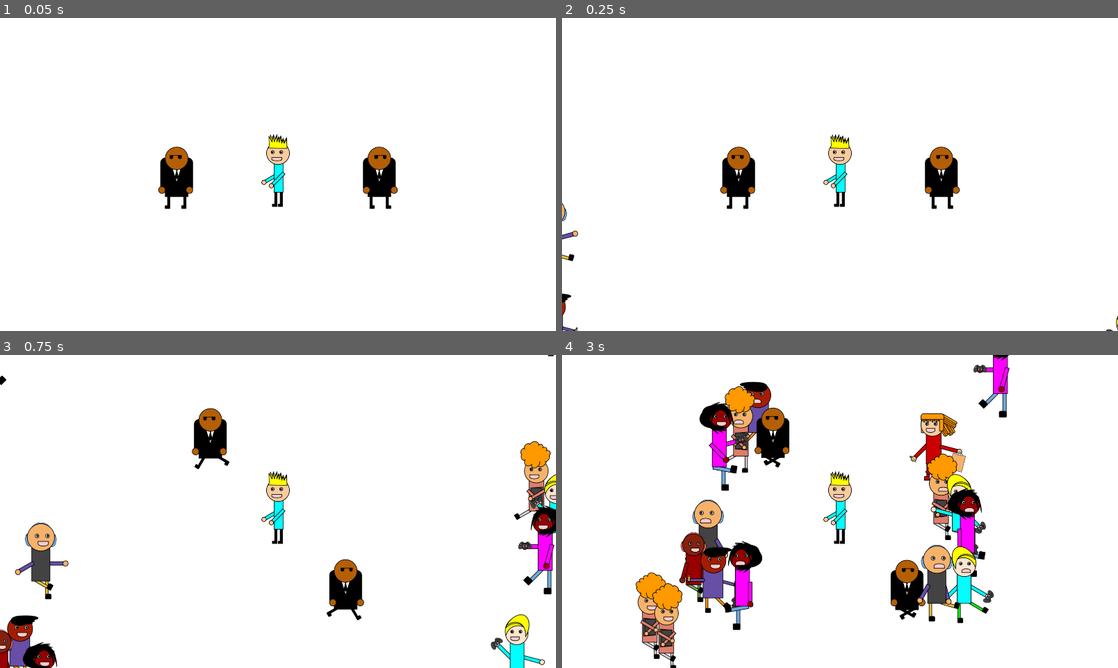
Above: before the commit, frames 1-4 (two rows, left to right).
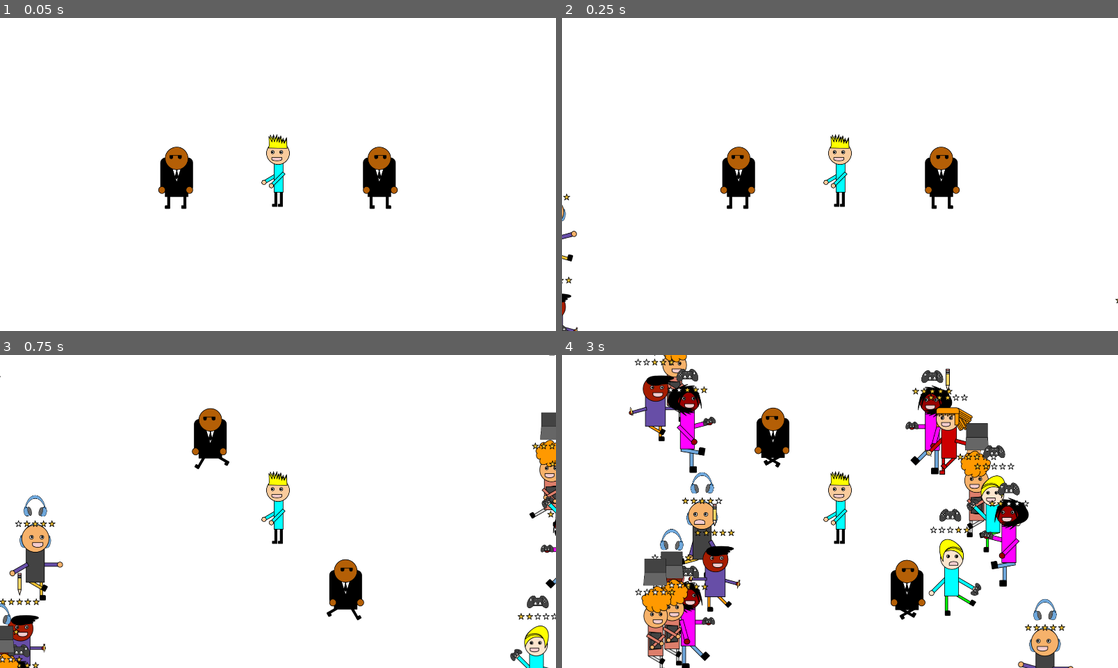
Above: after the commit, the same moments.

Repository: Spiraling-Time/Professional_Development
Game: Godot game, scene res://game_stuff/Scenes/world.tscn
The game is run twice, just before and just after one commit, with the same random seed, the same clock (stepped at 60 frames per second) and the same inputs.
Inputs:
- Up to frame 1 (0.05 s): no input
- Up to frame 2 (0.25 s): no input
- Up to frame 3 (0.75 s): tap Enter at 0.5 s; hold D (right) from 0.53 s (still down)
- Up to frame 4 (3 s): release D (right) at 1.28 s; hold A (left) 1.28-2.03 s; hold D (right) from 2.03 s (still down)

Frame 1 is identical in both runs. In frame 2, 0.2% of the frame differs, in the area x 0-100%, y 56-100%; in frame 3, 5.7%; in frame 4, 20%, in the area x 12-92%, y 0-100%.

Commit message:
added stars and icon!

Diff:
--- a/game_stuff/Code/body_guard.gd
+++ b/game_stuff/Code/body_guard.gd
@@ -1,13 +1,13 @@
 extends Area2D
 
-var base_Z_Index = 0
+var base_Z_Index = 1
 
 func _ready() -> void:
 	set_z_index(base_Z_Index)
 
 
 func _physics_process(delta: float) -> void:
-	#Z_Indexing()
+	Z_Indexing()
 
 	for bodies in get_overlapping_bodies():
 		if bodies.has_method("turn_away"):
--- a/game_stuff/Code/fan_and_role.gd
+++ b/game_stuff/Code/fan_and_role.gd
@@ -6,6 +6,10 @@
 var max_speed
 var speed
 var dir
+
+var job
+
+var stars = 5
 
 var base_Z_Index = 0
 
--- a/game_stuff/Code/role.gd
+++ b/game_stuff/Code/role.gd
@@ -2,66 +2,71 @@
 
 func _ready() -> void:
 	var person = randi_range(1,8)
+	var theshape = RectangleShape2D.new()
 	if person == 1:
 		type_of_person = "Artist1"
 		$Sprite2D.texture = load("res://game_stuff/Assets/Characters/Artist 1 sprite sheet.png")
-		var theshape = RectangleShape2D.new()
 		theshape.size = Vector2(55.0, 114.0)
 		$CollisionShape2D.shape = theshape
 		$CollisionShape2D.position = Vector2(4.5, 8.0)
+		job = "Artist"
 	elif person == 2:
 		type_of_person = "Artist2"
 		$Sprite2D.texture = load("res://game_stuff/Assets/Characters/Artist 2 sprite sheet.png")
-		var theshape = RectangleShape2D.new()
 		theshape.size = Vector2(72.0, 108.0)
 		$CollisionShape2D.shape = theshape
 		$CollisionShape2D.position = Vector2(-2.0, 17.0)
+		job = "Artist"
 	elif person == 3:
 		type_of_person = "Musician1"
 		$Sprite2D.texture = load("res://game_stuff/Assets/Characters/Musician 1 Sprite Sheet.png")
-		var theshape = RectangleShape2D.new()
 		theshape.size = Vector2(66.0, 119.0)
 		$CollisionShape2D.shape = theshape
 		$CollisionShape2D.position = Vector2(0.0, 3.5)
+		job = "Musician"
 	elif person == 4:
 		type_of_person = "Musician2"
 		$Sprite2D.texture = load("res://game_stuff/Assets/Characters/Musician 2 Sprite Sheet.png")
-		var theshape = RectangleShape2D.new()
 		theshape.size = Vector2(55.0, 114.0)
 		$CollisionShape2D.shape = theshape
 		$CollisionShape2D.position = Vector2(-0.5, 4.0)
+		job = "Musician"
 	elif person == 5:
 		type_of_person = "Programmer1"
 		$Sprite2D.texture = load("res://game_stuff/Assets/Characters/Programmer 1 Sprite Sheet.png")
-		var theshape = RectangleShape2D.new()
 		theshape.size = Vector2(51.0, 103.0)
 		$CollisionShape2D.shape = theshape
 		$CollisionShape2D.position = Vector2(0.5, 9.5)
+		job = "Programmer"
 	elif person == 6:
 		type_of_person = "Programmer2"
 		$Sprite2D.texture = load("res://game_stuff/Assets/Characters/Programmer 2 Sprite Sheet.png")
-		var theshape = RectangleShape2D.new()
 		theshape.size = Vector2(54.0, 108.0)
 		$CollisionShape2D.shape = theshape
 		$CollisionShape2D.position = Vector2(-1.0, 16.0)
+		job = "Programmer"
 	elif person == 7:
 		type_of_person = "Playtester1"
 		$Sprite2D.texture = load("res://game_stuff/Assets/Characters/Playtester 1 Sprite Sheet.png")
-		var theshape = RectangleShape2D.new()
 		theshape.size = Vector2(51.0, 103.0)
 		$CollisionShape2D.shape = theshape
 		$CollisionShape2D.position = Vector2(-4.5, 21.5)
+		job = "Playtester"
 	elif person == 8:
 		type_of_person = "Playtester2"
 		$Sprite2D.texture = load("res://game_stuff/Assets/Characters/Playtester 2 Sprite Sheet.png")
-		var theshape = RectangleShape2D.new()
 		theshape.size = Vector2(52.0, 135.0)
 		$CollisionShape2D.shape = theshape
 		$CollisionShape2D.position = Vector2(0.0, 12.5)
-
-
-
-
+		job = "Playtester"
+	stars = randi_range(0,4)
+	$Stars.frame = stars
+	$Stars.position.y += theshape.size.y-260
+	$Icon.position.y += theshape.size.y-300
+	if job == "Artist": $Icon.frame = 0
+	elif job == "Musician": $Icon.frame = 1
+	elif job == "Programmer": $Icon.frame = 2
+	elif job == "Playtester": $Icon.frame = 3
 
 	role = true
 	mode = "MOVE"
--- /dev/null
+++ b/game_stuff/Scenes/icon.tscn
@@ -0,0 +1,10 @@
+[gd_scene load_steps=2 format=3 uid="uid://db3tj157xrcx2"]
+
+[ext_resource type="Texture2D" uid="uid://bq2n8fxol8lan" path="res://game_stuff/Assets/Icon Sprite Sheet.png" id="1_ff5kk"]
+
+[node name="Icon" type="Sprite2D"]
+scale = Vector2(0.5, 0.5)
+texture = ExtResource("1_ff5kk")
+vframes = 4
+
+[node name="AnimationPlayer" type="AnimationPlayer" parent="."]
--- a/game_stuff/Scenes/role.tscn
+++ b/game_stuff/Scenes/role.tscn
@@ -1,6 +1,8 @@
-[gd_scene load_steps=8 format=3 uid="uid://bqqwwyrxvqya1"]
+[gd_scene load_steps=10 format=3 uid="uid://bqqwwyrxvqya1"]
 
 [ext_resource type="Script" uid="uid://bexve3ycst22q" path="res://game_stuff/Code/role.gd" id="1_ken03"]
+[ext_resource type="PackedScene" uid="uid://bj2inndrlfv5o" path="res://game_stuff/Scenes/stars.tscn" id="2_ken03"]
+[ext_resource type="PackedScene" uid="uid://db3tj157xrcx2" path="res://game_stuff/Scenes/icon.tscn" id="3_2dw77"]
 
 [sub_resource type="Animation" id="Animation_thxo3"]
 resource_name = "Happy"
@@ -108,3 +110,9 @@
 }
 
 [node name="CollisionShape2D" type="CollisionShape2D" parent="."]
+
+[node name="Stars" parent="." instance=ExtResource("2_ken03")]
+z_index = 2
+
+[node name="Icon" parent="." instance=ExtResource("3_2dw77")]
+z_index = 1
--- /dev/null
+++ b/game_stuff/Scenes/stars.tscn
@@ -0,0 +1,9 @@
+[gd_scene load_steps=2 format=3 uid="uid://bj2inndrlfv5o"]
+
+[ext_resource type="Texture2D" uid="uid://4ysl5prdo33u" path="res://game_stuff/Assets/Professional Development_ 5 Stars Sprite Sheet.png" id="1_6gm25"]
+
+[node name="Stars" type="Sprite2D"]
+texture = ExtResource("1_6gm25")
+vframes = 6
+
+[node name="AnimationPlayer" type="AnimationPlayer" parent="."]
Binary file added: game_stuff/Assets/Icon Sprite Sheet.png
Not shown, changed: game_stuff/Assets/Icon Sprite Sheet.png.import
Binary file removed: game_stuff/Assets/Professional Development_ Role Sprite Sheet.png
